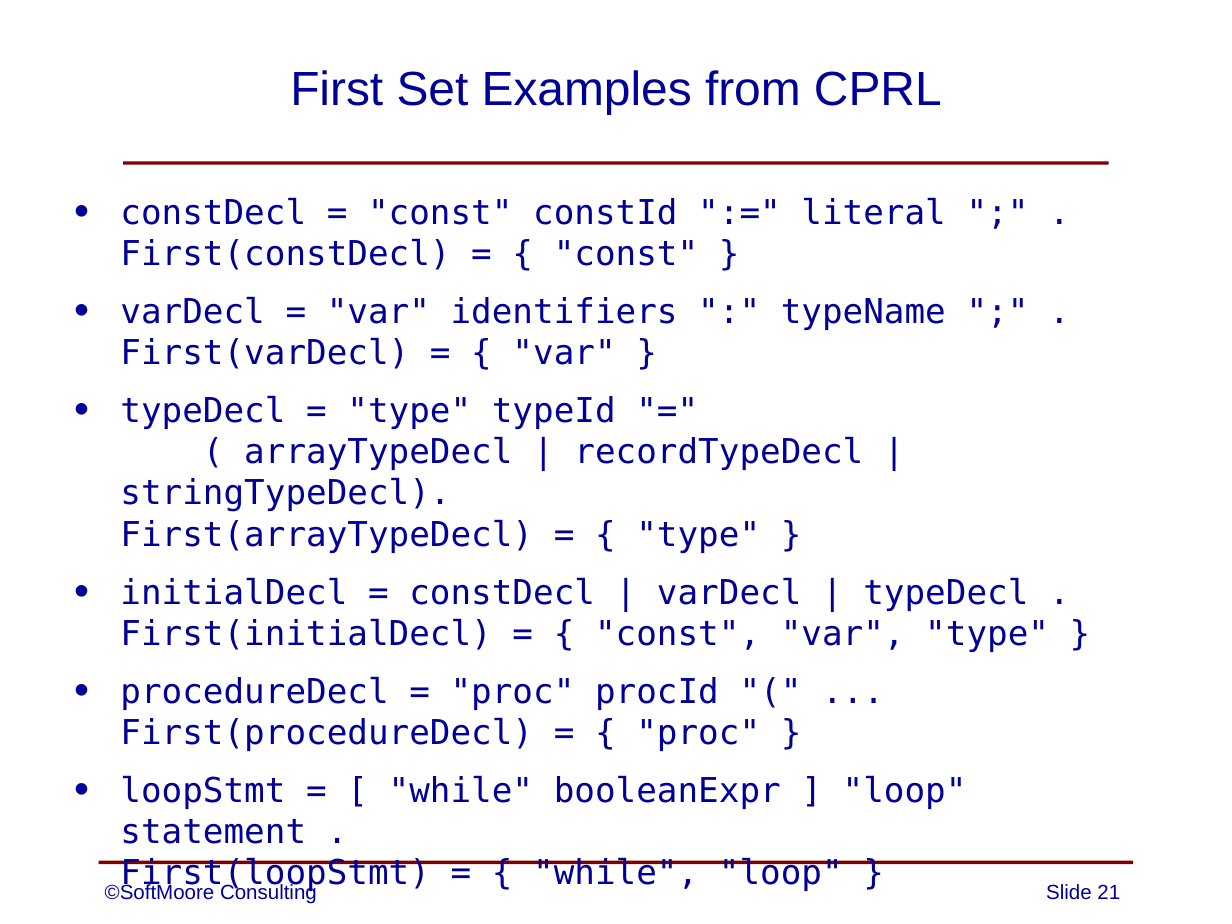
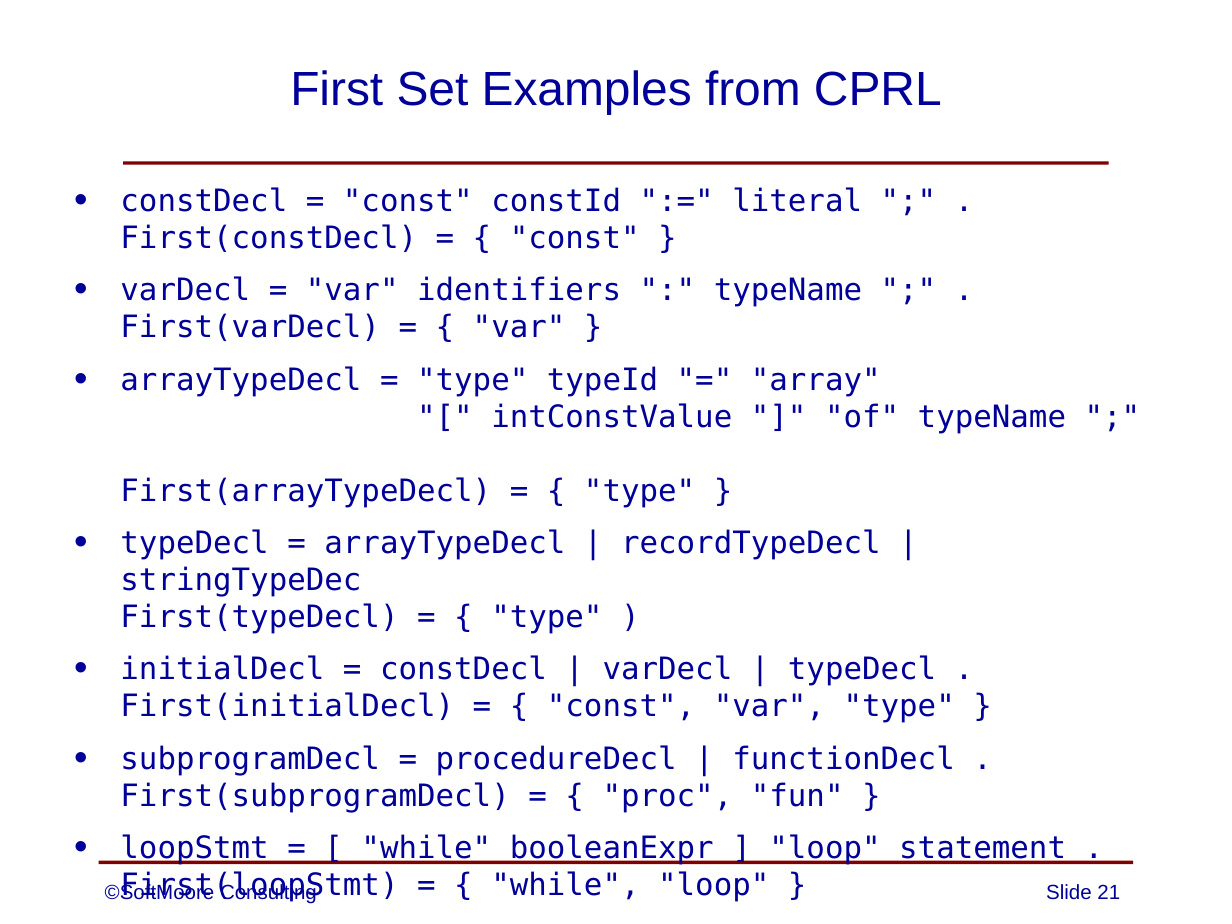
Before and after one commit to SoftMoore/CPRL-Kt-2nd, a slide deck: slide 21 of PowerPoints/06 - Syntax Analysis.pptx. Drawn at 1232x924 pixels with LibreOffice and Linux fonts; fonts in the diff are those of the drawing. Boxes give left, top, right and bottom in pixels: in the first picture for what was removed or moved away, otherwise in the second. Text is boxed around its words. In the diff, an @@ line names an element or a change of style, - is before the commit and + after.

Commit message:
minor corrections to one PowerPoint slide

```diff
--- a/PowerPoints/06 - Syntax Analysis.pptx
+++ b/PowerPoints/06 - Syntax Analysis.pptx
@@ text "constDecl = "const" constId ":=" ...": place and size @@
-text "constDecl = "const" constId ":=" ..." at box(120, 197, 1049, 844)
+text "constDecl = "const" constId ":=" ..." at box(120, 187, 1066, 902)
@@ text at box(120, 187, 1066, 902): size 20 to 18 pt in "constDecl = "const" constId ":=" literal ";" ...", "varDecl = "var" identifiers ":" typeName ";" ...", "initialDecl = constDecl | varDecl | typeDecl ...", "loopStmt = [ "while" booleanExpr ] "loop" ..."; less space between paragraphs @@
@@ text at box(120, 366, 1066, 634): text changed; size 20 to 18 pt @@
-• typeDecl = "type" typeId "="
-  ( arrayTypeDecl | recordTypeDecl | stringTypeDecl).
-  First(arrayTypeDecl) = { "type" }
+• arrayTypeDecl = "type" typeId "=" "array"
+  "[" intConstValue "]" "of" typeName ";"
+  First(arrayTypeDecl) = { "type" }
+• typeDecl = arrayTypeDecl | recordTypeDecl | stringTypeDec
+  First(typeDecl) = { "type" )
@@ text at box(120, 745, 954, 813): text changed; size 20 to 18 pt @@
-• procedureDecl = "proc" procId "(" ...
-  First(procedureDecl) = { "proc" }
+• subprogramDecl = procedureDecl | functionDecl .
+  First(subprogramDecl) = { "proc", "fun" }
```
